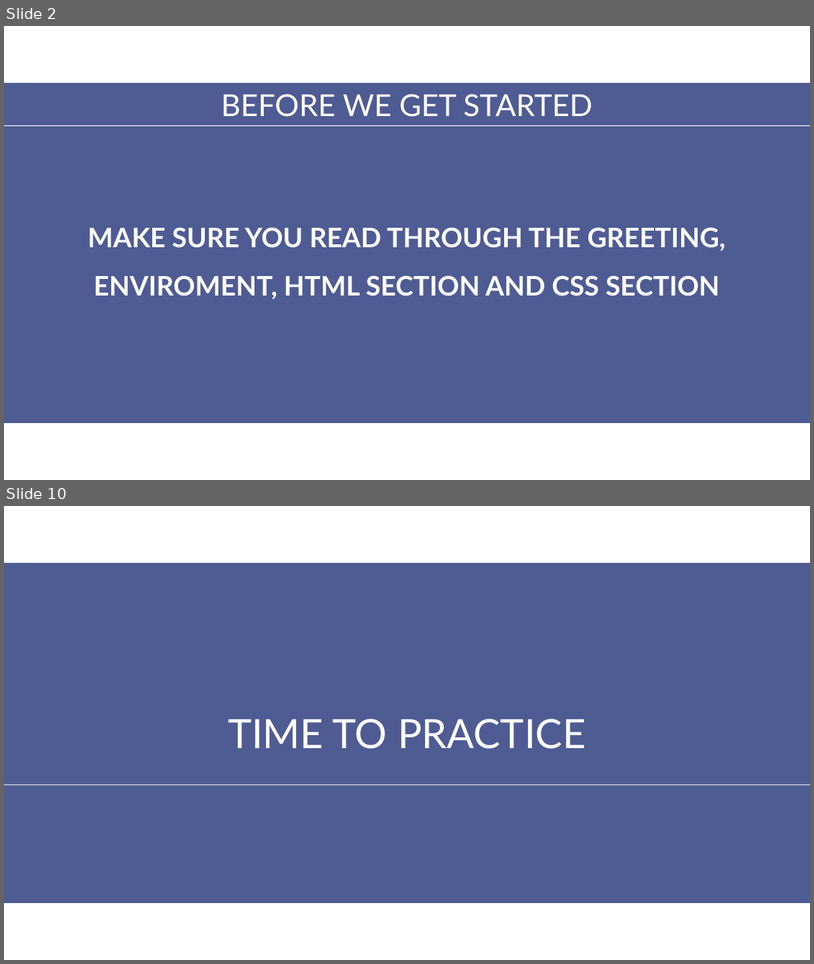
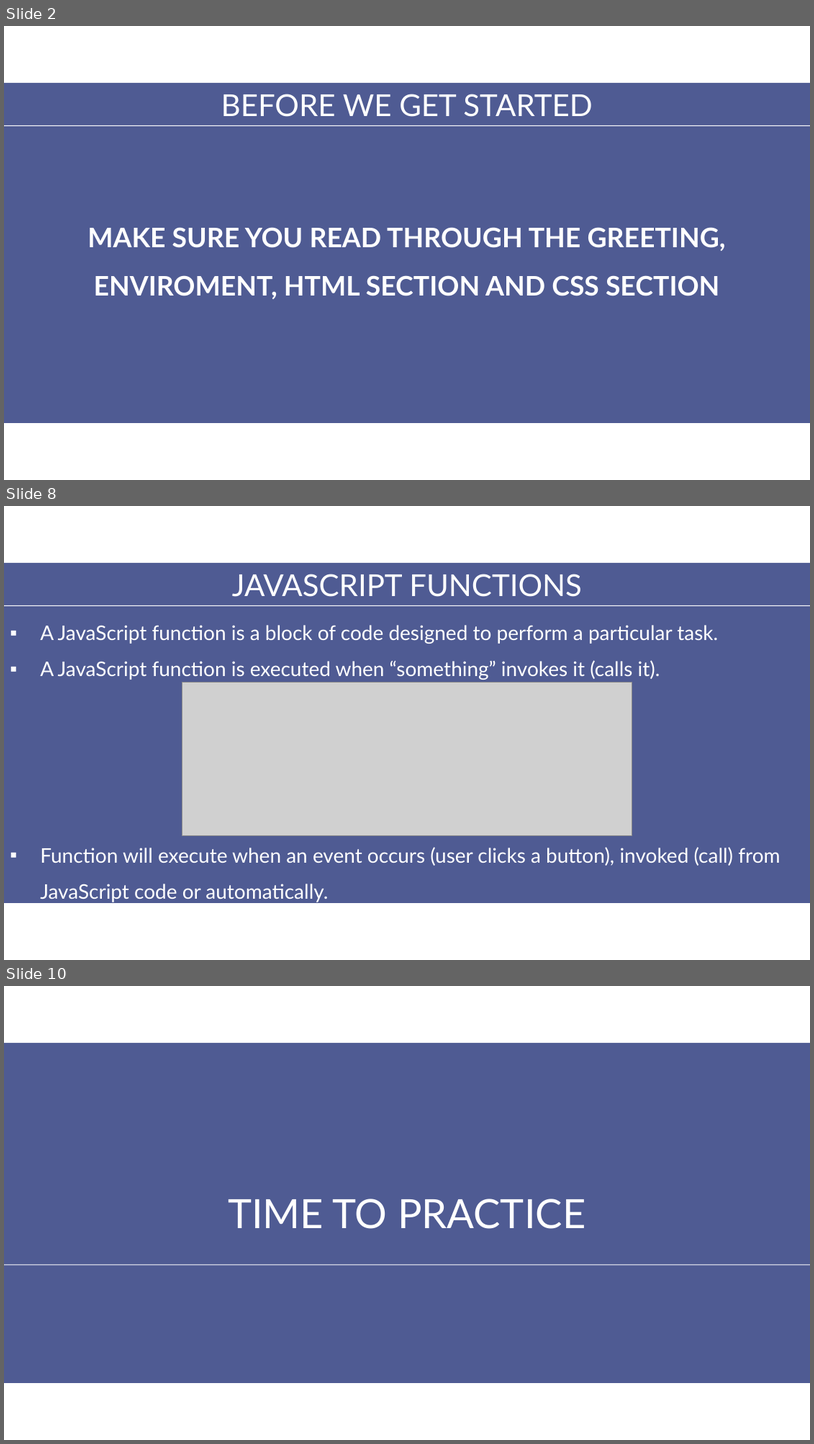
Before and after one commit to aptech-php/aptech-php-course, a slide deck: HTML-CSS-JS/slides/4-JavaScript.pptx. Shown one above the other, each under a label of ours: slides 2 and 10 before the commit, slides 2, 8 and 10 after it; the slides between them are not shown. The pictures are 814x964 and 814x1444 pixels, drawn with LibreOffice and Linux fonts; fonts in the diff are those of the drawing; grey boxes stand for pictures. Boxes give left, top, right and bottom in pixels: in the first picture for what was removed or moved away, otherwise in the second. Text is boxed around its words. In the diff, an @@ line names an element or a change of style, - is before the commit and + after.

Commit message:
add javascript slide

```diff
--- a/HTML-CSS-JS/slides/4-JavaScript.pptx
+++ b/HTML-CSS-JS/slides/4-JavaScript.pptx
@@ slide 8 added at (4,506,810,960), background #FFFFFF @@
@@ rectangle added at (4,563,810,903), fill #4F5B93 @@
@@ text added at (232,574,582,597), 36 pt, text #FFFFFF @@
+JAVASCRIPT FUNCTIONS
@@ line added from (4, 606) to (810, 606), #FFFFFF 0.75 pt @@
@@ text added at (40,625,718,680), 24 pt, text #FFFFFF @@
+▪ A JavaScript function is a block of code designed to perform a particular task.
+▪ A JavaScript function is executed when “something” invokes it (calls it).
@@ picture added at (182,682,632,835) @@
@@ text added at (40,847,780,902), 24 pt, text #FFFFFF @@
+▪ Function will execute when an event occurs (user clicks a button), invoked (call) from JavaScript code or automatically.
```
Also in this commit, not shown: 4 slides changed, 2 other slides added, 3 slides removed, 1 other file.
